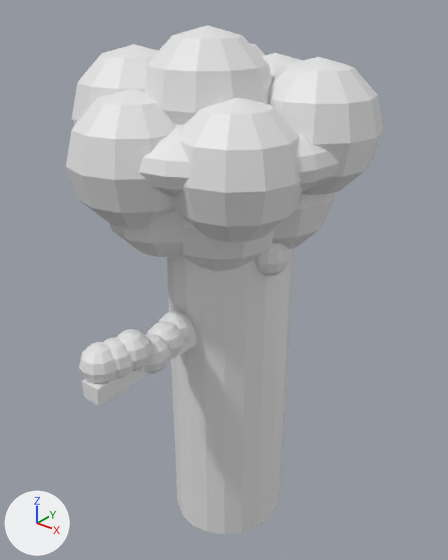
An edit to the Blender file Assets/tree.blend, drawn before and after from the same camera.
One viewpoint serves both versions: a 50 mm camera at (8.39, -10.73, 15.23) aimed at (-0.09, -0.13, 8.65). Arrows for +X, +Y and +Z are at lower left; the lights stay in place. The older version comes first.
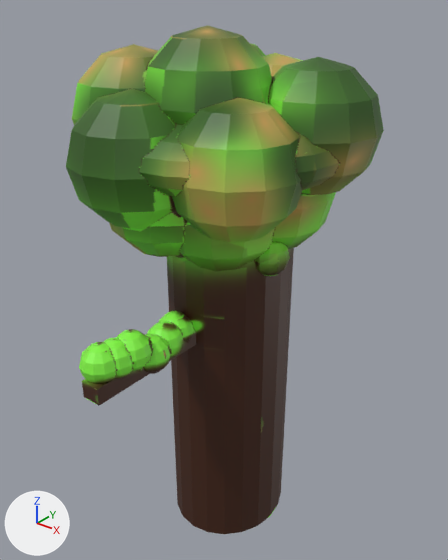
What differs and where, as boxes (x1, y1, x2, y2) in the pictures (448 x 560 px):
```json
{"object": "Sphere", "change": "recoloured", "before": [66, 25, 384, 534], "after": [66, 25, 384, 534], "on screen": "darker"}
```

Edits to the scene script, one JSON object a line:
```json
{"op": "add", "block": "img_sphere_base_color", "code": ["img_sphere_base_color = load_image('Sphere Base Color', 'tree.png', 1024, 1024, 'sRGB')"]}
{"op": "add", "block": "mat_material_001", "code": ["mat_material_001 = principled_material('Material.001')", "mat_material_001.texture = img_sphere_base_color"]}
{"block": "me_sphere", "where": "me_sphere.from_pydata(...)  # 1738 vertices, 1994 faces; spans x -1.28..1.11, y -1.41..1.01, z -10.43..2.35"}
{"op": "add", "block": "me_sphere", "code": "me_sphere.materials.append(mat_material_001)  # picture img_sphere_base_color"}
```
